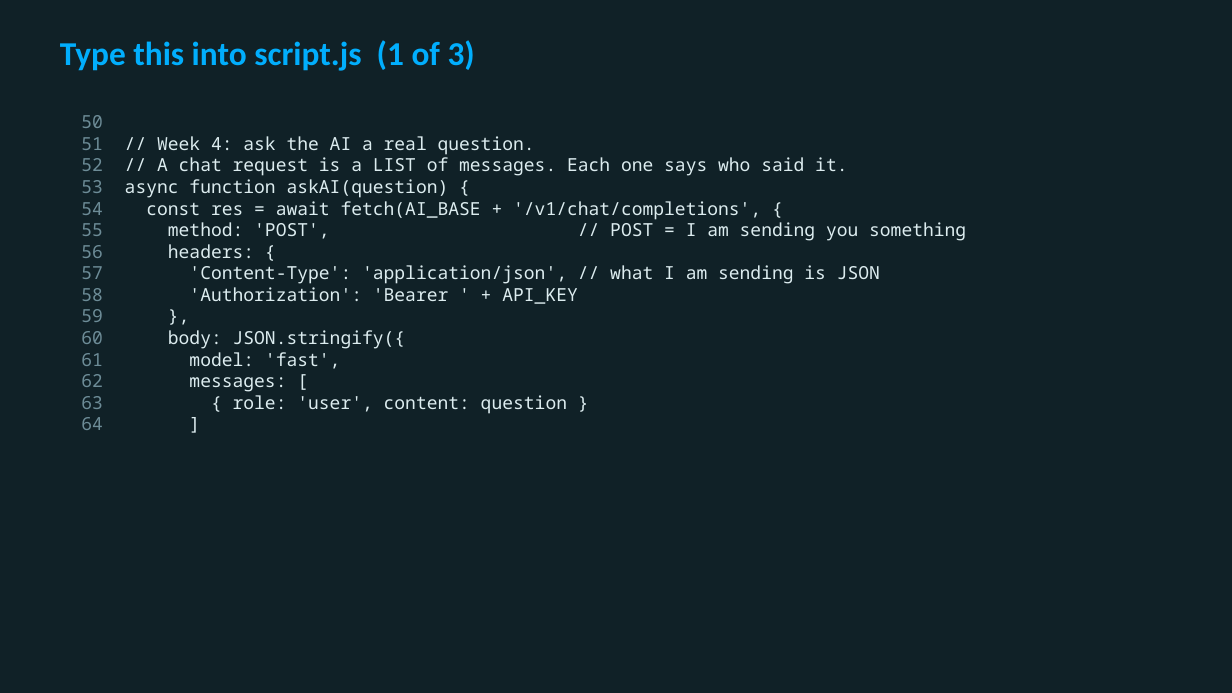
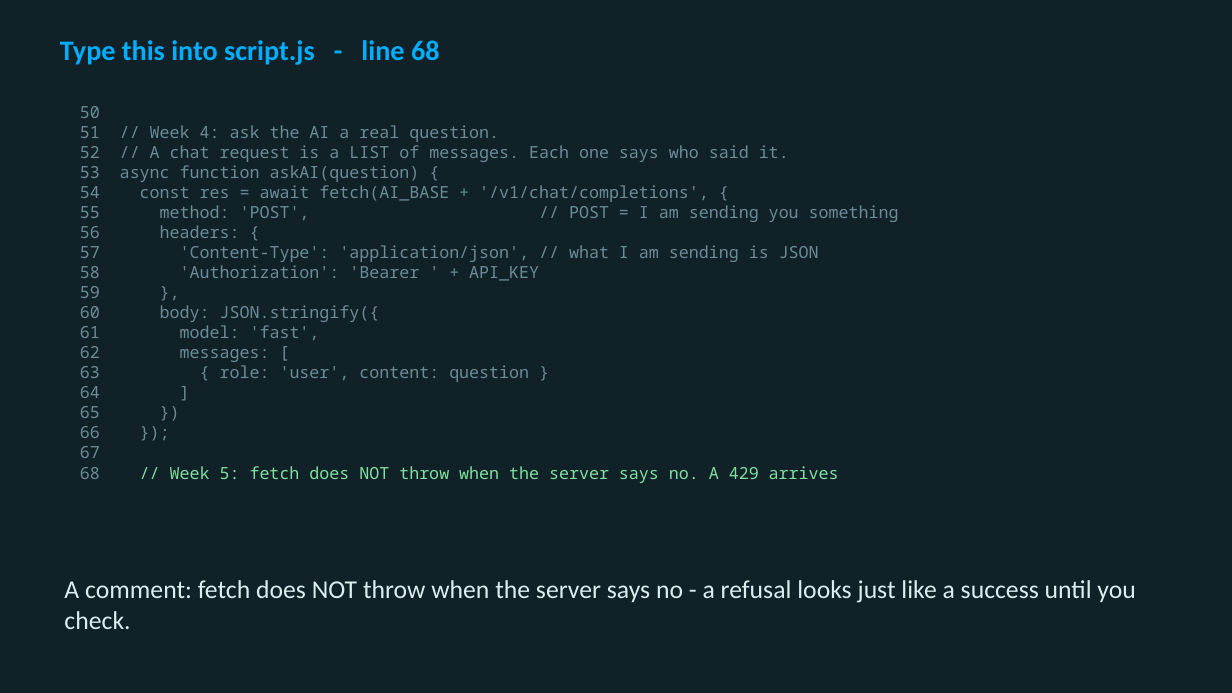
Before and after one commit to utgapps/utgapps.github.io, a slide deck: slide 6 of ai101/slides/week-05.pptx. Drawn at 1232x693 pixels with LibreOffice and Linux fonts; fonts in the diff are those of the drawing. Boxes give left, top, right and bottom in pixels: in the first picture for what was removed or moved away, otherwise in the second. Text is boxed around its words. In the diff, an @@ line names an element or a change of style, - is before the commit and + after.

```diff
--- a/ai101/slides/week-05.pptx
+++ b/ai101/slides/week-05.pptx
@@ text at <box>60,40,440,65</box>: text changed; size 26 to 22 pt @@
-Type this into script.js (1 of 3)
+Type this into script.js - line 68
@@ text "50": place and size @@
-text "50" at <box>81,115,966,414</box>
+text "50" at <box>80,106,899,483</box>
@@ text at <box>80,106,899,382</box>: size 14 to 13 pt in "50", "51 // Week 4: ask the AI ...", "52 // A chat request is a ...", "53 async function askAI(question) {" and 11 more places; text colour #DCECEF to #6D8C97 in "// Week 4: ask the AI a ...", "// A chat request is a LIST ...", "async function askAI(question) {", "const res = await fetch(AI_BASE + '/v1/chat/completions', ..." and 10 more places @@
@@ text at <box>170,466,839,483</box>: paragraphs added @@
+65 })
+66 });
+67
+68 // Week 5: fetch does NOT throw when the server says no. A 429 arrives
@@ text added at <box>64,580,1135,629</box>, 20 pt, text #DCECEF @@
+A comment: fetch does NOT throw when the server says no - a refusal looks just like a success until you check.
```
Also in this commit, not shown: 5 other slides changed, 32 slides added, 19 other files.
